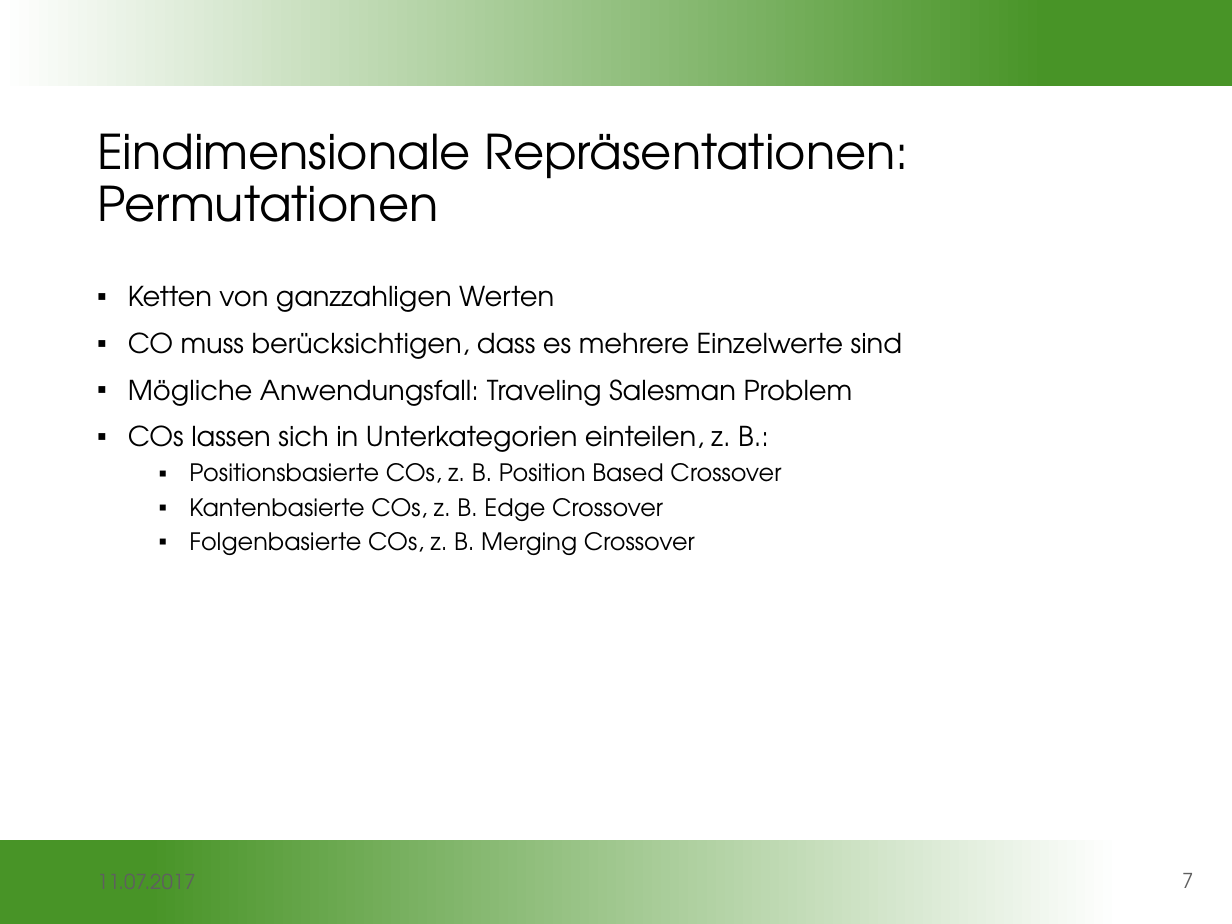
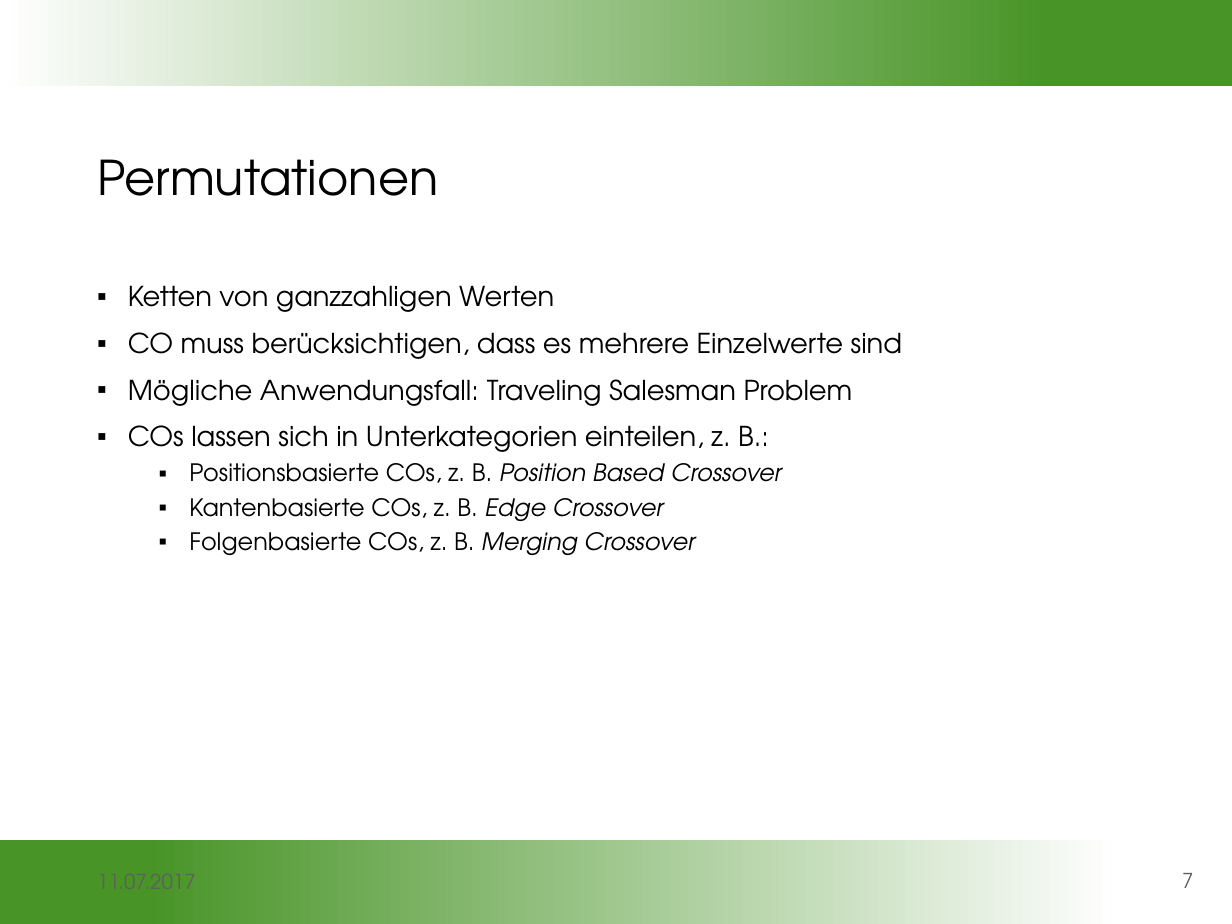
Before and after one commit to gobo7793/OC-Seminar, a slide deck: slide 7 of Vortragsfolien.pptx. Drawn at 1232x924 pixels with LibreOffice and Linux fonts; fonts in the diff are those of the drawing; background and template pictures are left out. Boxes give left, top, right and bottom in pixels: in the first picture for what was removed or moved away, otherwise in the second. Text is boxed around its words. In the diff, an @@ line names an element or a change of style, - is before the commit and + after.

```diff
--- a/Vortragsfolien.pptx
+++ b/Vortragsfolien.pptx
@@ title at box(97, 159, 438, 196): text changed @@
-Eindimensionale Repräsentationen:
-Permutationen
+Permutationen
@@ text at box(189, 463, 782, 555): italic on in "Position Based Crossover", "Edge Crossover", "Merging Crossover" @@
```
Also in this commit, not shown: 11 other slides changed.
